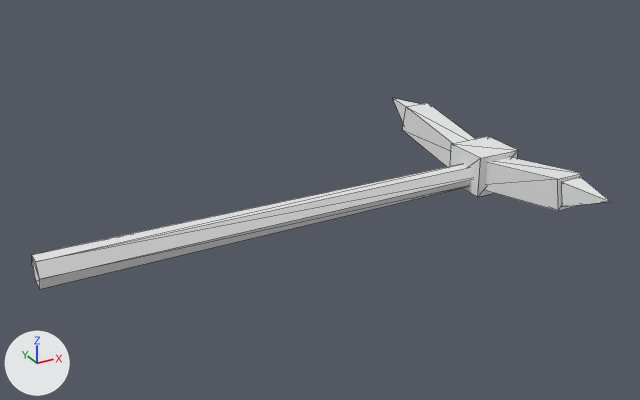
Renders of the FBX model assets/Strategy_Kit/Unity/Assets/Vitaria/Models/Props/Prop_Pickaxe.fbx from each side of a commit.
One viewpoint serves both versions: a camera (50 mm lens) standing at (-0.565, -1.116, 0.602) and looking at (0.041, -0.014, 0.05). The axes (+X, +Y, +Z) are drawn at lower left. The lights are the same throughout. The first picture is the older version. Mesh edges are drawn as thin lines. Where no turn or scale is listed for an object, it has been applied to the vertices.

Names of what the first picture shows: 'Prop_Pickaxe'.
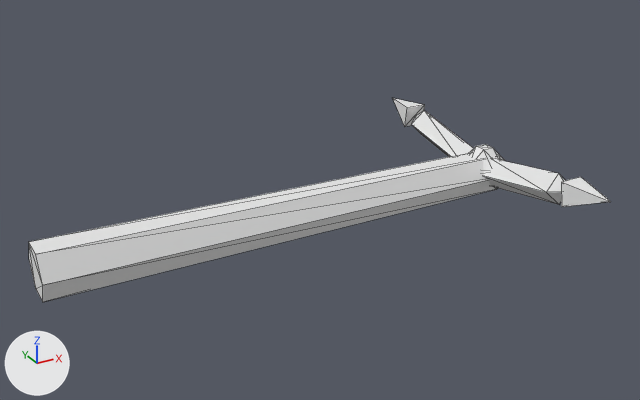
The change in detail:
me_prop_pickaxe_001 is used by ob_prop_pickaxe; location (0.0, 0.0, 0.0).
me_prop_pickaxe_001 had 46 vertices, 68 faces and spanned x -0.39..0.41, y -0.289..0.289, z 0.005..0.094.
me_prop_pickaxe_001 now has 80 vertices, 136 faces and spans x -0.39..0.41, y -0.289..0.289, z -0.006..0.089.
me_prop_pickaxe_001 part 1: a new loose piece, a 6-sided cut cone along x (radius 0.042 at the low end, 0.036 at the high end) spanning x -0.39..0.39, y -0.042..0.042, z -0.006..0.066, in mat_vitaria_palette (its picture is missing).
me_prop_pickaxe_001 part 2: the loose piece of 8 vertices spanning x 0.345..0.395, y -0.013..0.213, z 0.006..0.094 is rebuilt with 17 vertices and now spans x 0.345..0.395, y -0.008..0.208, z 0.011..0.089.
me_prop_pickaxe_001 part 3: the loose piece of 8 vertices spanning x 0.345..0.395, y -0.213..0.013, z 0.006..0.094 is rebuilt with 17 vertices and now spans x 0.345..0.395, y -0.208..0.008, z 0.011..0.089.
me_prop_pickaxe_001 part 4: the loose piece of 8 vertices spanning x 0.33..0.41, y -0.04..0.04, z 0.005..0.075 is rebuilt with 24 vertices and now spans x 0.33..0.41, y -0.04..0.04, z 0.005..0.075.
Part 5, on me_prop_pickaxe_001:
12 vertices are removed from x -0.39..0.39, y -0.024..0.024, z 0.009..0.051.
20 faces are deleted.

Pixel boxes (x1, y1, x2, y2) of what changed, in the pictures (640 x 400 px):
'Prop_Pickaxe', reshaped (7% taller)
    before: (32, 98, 611, 289)
    after: (29, 98, 611, 302)
part 1 of me_prop_pickaxe_001, added
    after: (29, 153, 501, 302)
part 2 of me_prop_pickaxe_001, rebuilt (15% narrower, 26% shorter)
    before: (403, 103, 475, 167)
    after: (412, 110, 473, 157)
part 3 of me_prop_pickaxe_001, rebuilt (15% narrower, 15% shorter)
    before: (485, 157, 583, 211)
    after: (483, 158, 566, 204)
part 4 of me_prop_pickaxe_001, rebuilt
    before: (450, 136, 518, 197)
    after: (469, 144, 505, 172)
part 5 of me_prop_pickaxe_001, deleted
    before: (32, 164, 471, 289)
